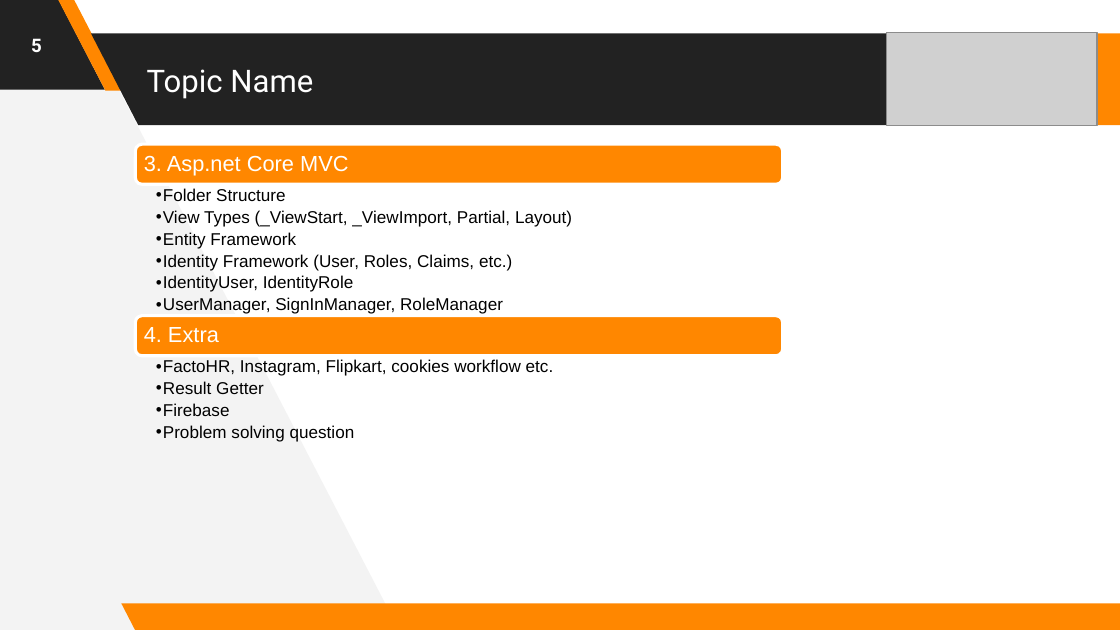
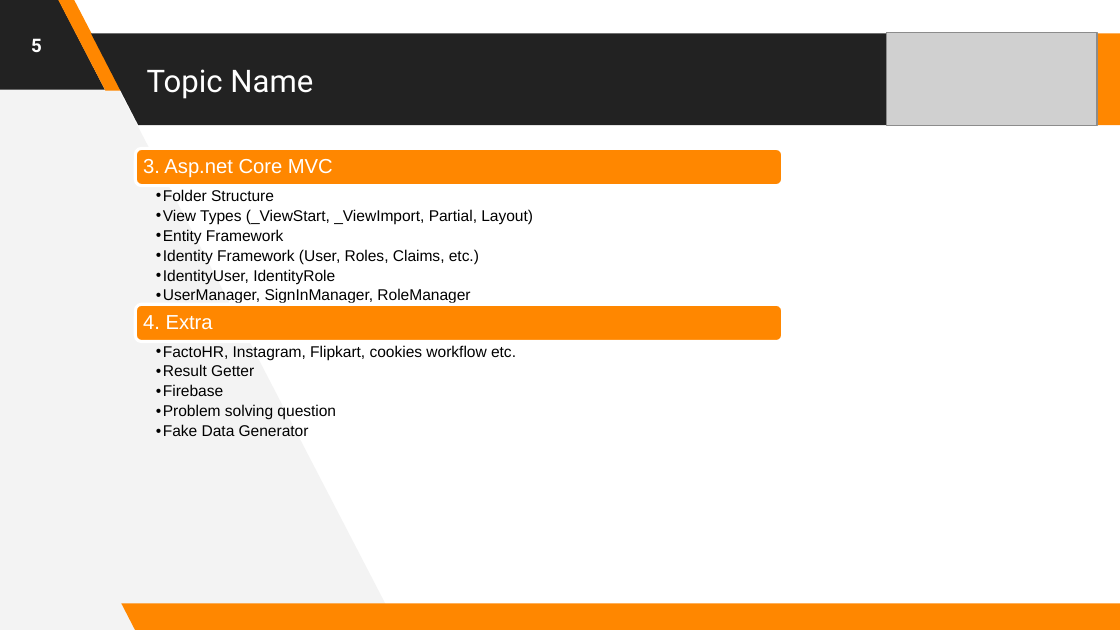
Before and after one commit to RKITSoftware/Deep-Patel, a slide deck: slide 5 of MOMM/February 2024.pptx. Drawn at 1120x630 pixels with LibreOffice and Linux fonts; fonts in the diff are those of the drawing; grey boxes stand for pictures. Boxes give left, top, right and bottom in pixels: in the first picture for what was removed or moved away, otherwise in the second. Text is boxed around its words. In the diff, an @@ line names an element or a change of style, - is before the commit and + after.

```diff
--- a/MOMM/February 2024.pptx
+++ b/MOMM/February 2024.pptx
@@ rounded rectangle resized from (x1=136, y1=144, x2=783, y2=185) to (x1=136, y1=148, x2=783, y2=185) @@
@@ text "3. Asp.net Core MVC" at (x1=143, y1=159, x2=333, y2=178): size 14 to 13 pt @@
@@ text "Folder Structure" at (x1=163, y1=189, x2=533, y2=303): size 11 to 10 pt @@
@@ rounded rectangle moved from (x1=136, y1=316, x2=783, y2=356) to (x1=136, y1=305, x2=783, y2=342) @@
@@ text "4. Extra" at (x1=143, y1=315, x2=213, y2=330): size 14 to 13 pt @@
@@ text "4. Extra" moved from (x1=144, y1=327, x2=219, y2=343) to (x1=143, y1=315, x2=213, y2=330) @@
@@ text "FactoHR, Instagram, Flipkart, cookies workflow ..." moved from (x1=156, y1=359, x2=554, y2=442) to (x1=163, y1=345, x2=516, y2=436) @@
@@ text at (x1=163, y1=345, x2=516, y2=420): size 11 to 10 pt in "FactoHR, Instagram, Flipkart, cookies workflow etc.", "Result Getter", "Firebase", "Problem solving question" @@
@@ text at (x1=163, y1=424, x2=309, y2=436): paragraph added @@
+  • Fake Data Generator
```
Also in this commit, not shown: 31 other files.
